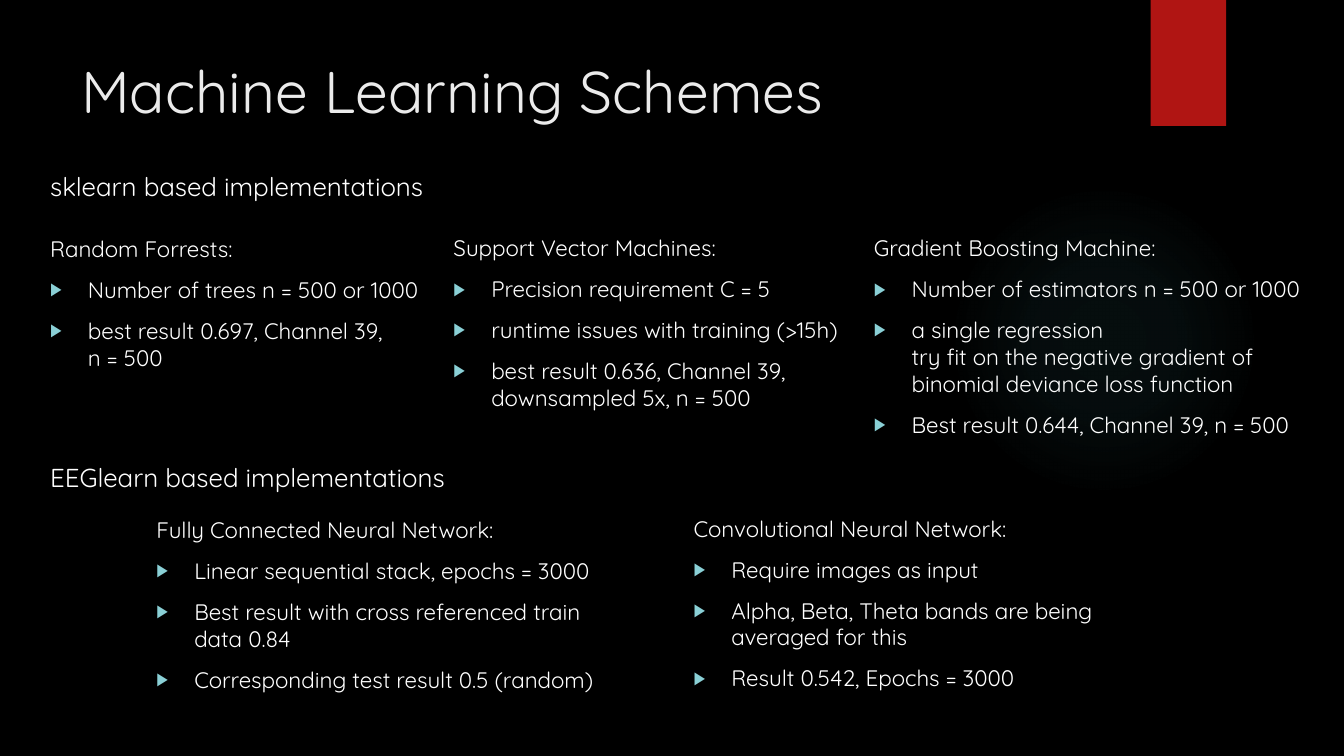
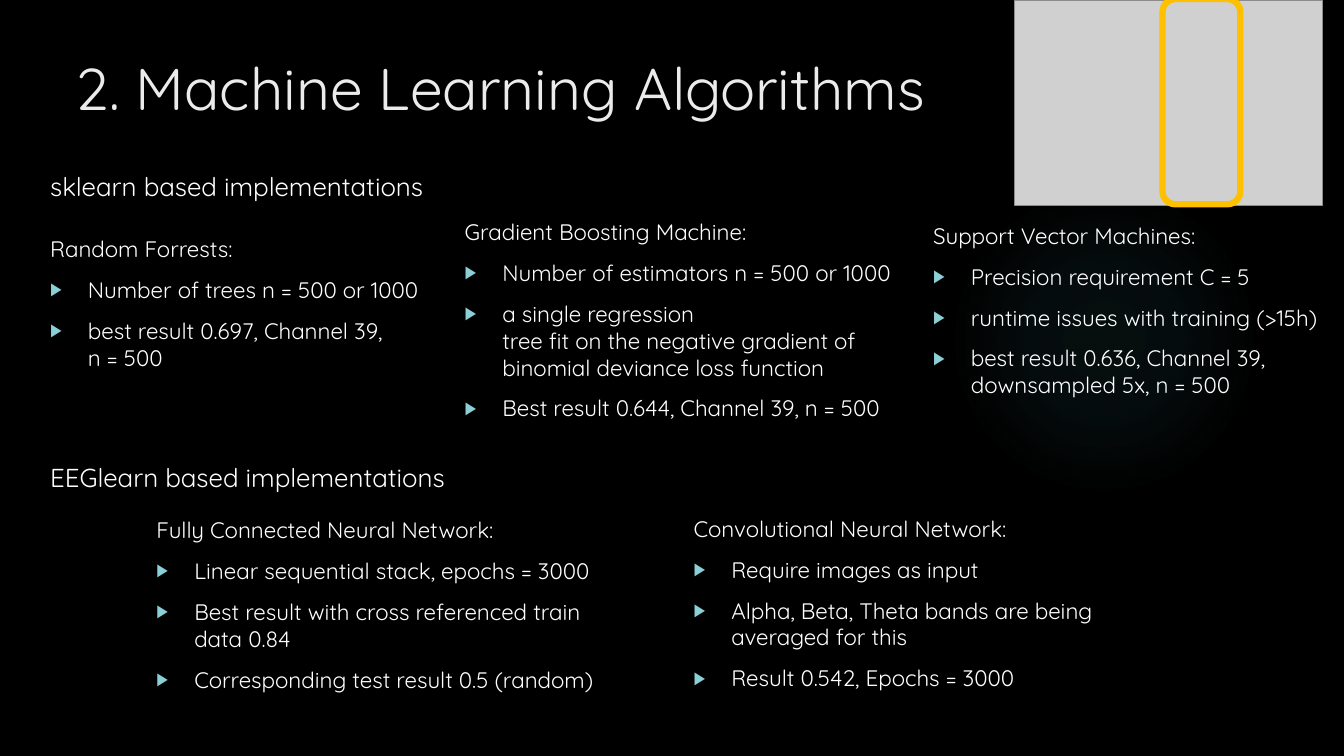
Before and after one commit to A-Wiedemann/Neural-Engineering, a slide deck: slide 8 of NER 2015 BCI Challenge.pptx (slide 6 before the commit). Drawn at 1344x756 pixels with LibreOffice and Linux fonts; fonts in the diff are those of the drawing; grey boxes stand for pictures; background and template pictures are left out. Boxes give left, top, right and bottom in pixels: in the first picture for what was removed or moved away, otherwise in the second. Text is boxed around its words. In the diff, an @@ line names an element or a change of style, - is before the commit and + after.

```diff
--- a/NER 2015 BCI Challenge.pptx
+++ b/NER 2015 BCI Challenge.pptx
@@ picture added at box(1014, 0, 1323, 206) @@
@@ rounded rectangle added at box(1163, 0, 1240, 205), outline #FFC000 4.5 pt @@
@@ title at box(76, 66, 925, 122): text changed @@
-Machine Learning Schemes
+2. Machine Learning Algorithms
@@ text "Gradient Boosting Machine:": place and size @@
-text "Gradient Boosting Machine:" at box(874, 239, 1300, 436)
+text "Gradient Boosting Machine:" at box(465, 223, 890, 419)
@@ text "Support Vector Machines:": place and size @@
-text "Support Vector Machines:" at box(453, 239, 838, 411)
+text "Support Vector Machines:" at box(933, 227, 1317, 398)
@@ text at box(502, 305, 855, 377): text changed @@
-▶ a single regression
-  try fit on the negative gradient of binomial deviance loss function
+▶ a single regression
+  tree fit on the negative gradient of binomial deviance loss function
```
Also in this commit, not shown: 2 other slides changed, 2 slides added, 4 other files.
